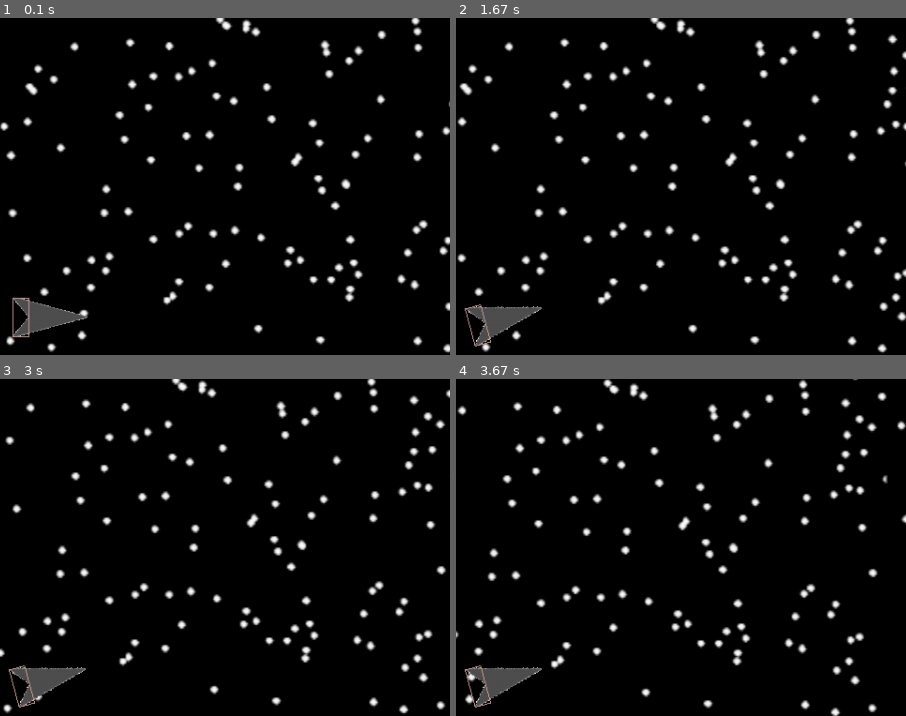
Above: before the commit, frames 1-4 (two rows, left to right).
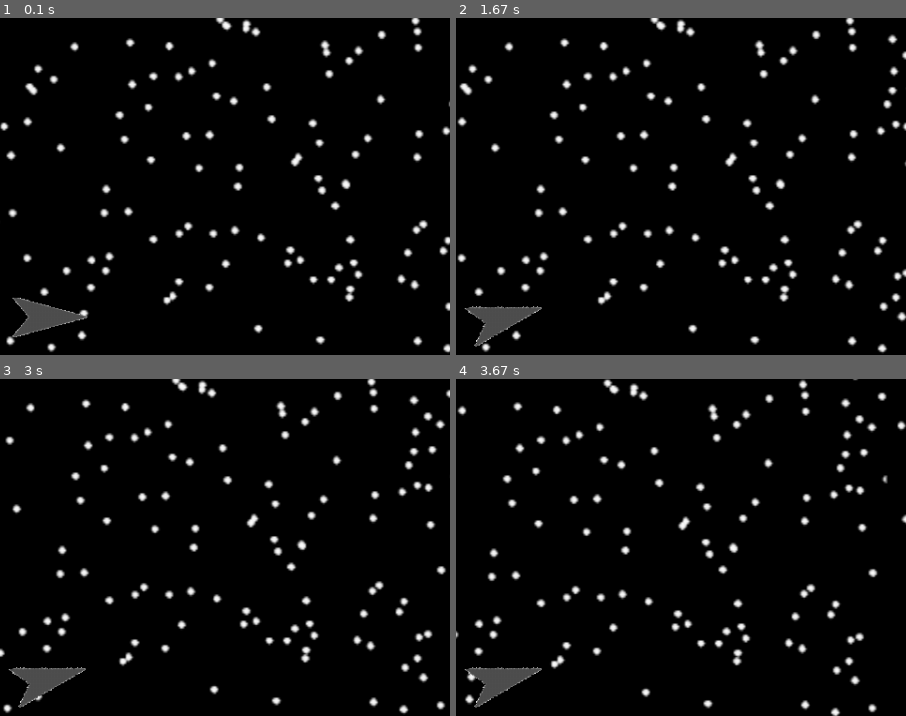
Above: after the commit, the same moments.

Repository: Jacob-OTW/Explorer-in-PyGame
Game: pygame game, started from main.py
Same seed, same stepped clock (60 frames per second), same inputs: the game is played once before the commit and once after it.
Inputs (mouse positions are % of the whole screen's width and height, from its top left):
- Up to frame 1 (0.1 s): no input
- Up to frame 2 (1.67 s): tap Space at 0.33 s; click (82, 47) at 0.72 s; tap A at 1 s; right-click (19, 35) at 1.38 s
- Up to frame 3 (3 s): click (19, 73) at 1.72 s; click (87, 85) at 2.05 s; hold Up 2.33-2.63 s; click (62, 59) at 2.42 s; hold Down 2.67-2.97 s; click (26, 30) at 2.75 s
- Up to frame 4 (3.67 s): hold Up 3-3.37 s; tap Space at 3.07, 3.47 s; click (45, 76) at 3.08 s; hold Down from 3.4 s (still down); click (50, 62) at 3.48 s
The pictures show only the part of the screen within x 44-94%, y 6-56%; the shares and areas given below are measured in that part.

The runs differ from the first frame. In frame 1, 0.1% of the frame differs, in the area x 2-7%, y 82-95%; in frame 2, 0.1%; in frame 3, 0.1%; in frame 4, 0.1%.

Commit message:
Added stabilization feature for planets, when landed the planet will change the scroll values by the same values it changes it startx- and y values. If space-bar is held, the player will detach from the planet.

Diff:
--- a/main.py
+++ b/main.py
@@ -131,7 +131,7 @@
     planet_group.draw(stage.screen)  # Draw the Player
     player_group.draw(stage.screen)
     MT.draw()  # Draw all Saved positions
-    play.draw_mask_attach()
+    # play.draw_mask_attach()
     if shop_ui.shop:
         shop_ui_group.draw(stage.screen)
 
--- a/planet_obj.py
+++ b/planet_obj.py
@@ -12,11 +12,10 @@
             status = ['Static']
 
         # init
-        self.position = (x - stage.XScroll, y - stage.YScroll)
         self.stored = pygame.image.load(f'Assets/Planets/{costume_num}.png').convert_alpha()
         self.image = self.stored
         self.mask = pygame.mask.from_surface(self.image)
-        self.rect = self.image.get_rect()
+        self.rect = self.image.get_rect(center=(x - stage.XScroll, y - stage.YScroll))
 
         # Set values
         self.startx = x
@@ -43,15 +42,16 @@
 
             self.startx += self.XF
             self.starty += self.YF
+            if play.Current_Planet == self:
+                stage.change_scroll((self.XF, self.YF))
         if 'Loot' in self.status:
             if play.Current_Planet == self:
                 if self.loot not in play.inventory:
                     play.inventory.append(self.loot)
 
-        self.position = (self.startx - stage.XScroll, self.starty - stage.YScroll)  # Update Pos
         self.image = pygame.transform.scale(self.stored, (self.size, self.size))
         self.mask = pygame.mask.from_surface(self.image)
-        self.rect.x, self.rect.y = self.position  # Move rect to updated position
+        self.rect.x, self.rect.y = (self.startx - stage.XScroll, self.starty - stage.YScroll)  # Update Pos  # Move rect to updated position
 
         # Setup for Mask collision test
         offset = (play.rect.x - self.rect.x, play.rect.y - self.rect.y)
--- a/player_obj.py
+++ b/player_obj.py
@@ -15,10 +15,7 @@
 
         # Call Stored Image
         self.image = pygame.transform.rotate(self.Idle, self.angle)
-        self.rect = self.image.get_rect()
-
-        # Positions
-        self.rect.center = (stage.SCREEN_WIDTH / 2, stage.SCREEN_HEIGHT / 2)
+        self.rect = self.image.get_rect(center=(stage.SCREEN_WIDTH / 2, stage.SCREEN_HEIGHT / 2))
 
         # Forces
         self.XF = 0
@@ -57,7 +54,9 @@
                 self.Current_Planet = None
 
         # Move game world
-        stage.change_scroll((self.XF, self.YF))
+        keyboard = pygame.key.get_pressed()
+        if not self.Current_Planet:
+            stage.change_scroll((self.XF, self.YF))
 
     def draw_mask_attach(self):
         olist = self.mask.outline()
@@ -79,6 +78,7 @@
         convert = 360 / (2 * math.pi)
         self.XF += math.cos(self.angle / convert) * 0.1
         self.YF -= math.sin(self.angle / convert) * 0.1
+        self.Current_Planet = None
 
 
 play = Player()  # Create player
